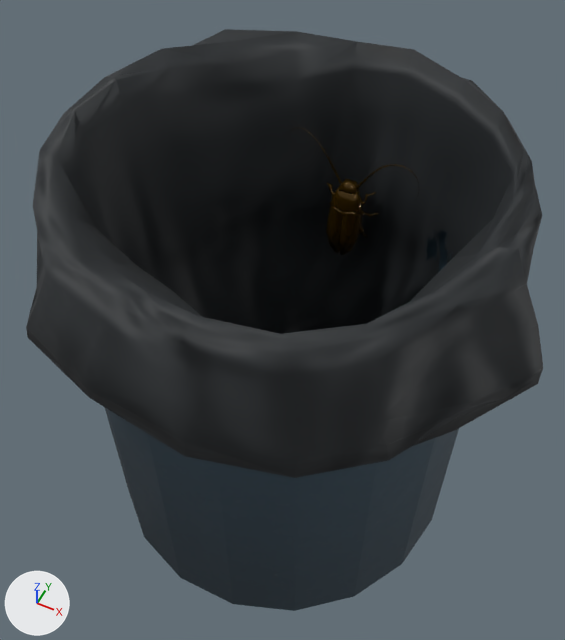
Before and after pictures for a commit that changed the glTF model src/assets/models/trash_can.glb.
One viewpoint serves both versions: a 50 mm camera at (11.8, -24.0, 44.1) aimed at (-0.5, 0.5, 13.5). The axes (+X, +Y, +Z) are drawn at lower left. The lights are the same throughout. The first picture is the older version. Where no turn or scale is listed for an object, it has been applied to the vertices.

Objects in the first picture: 'transform1', 'transform1.001'.
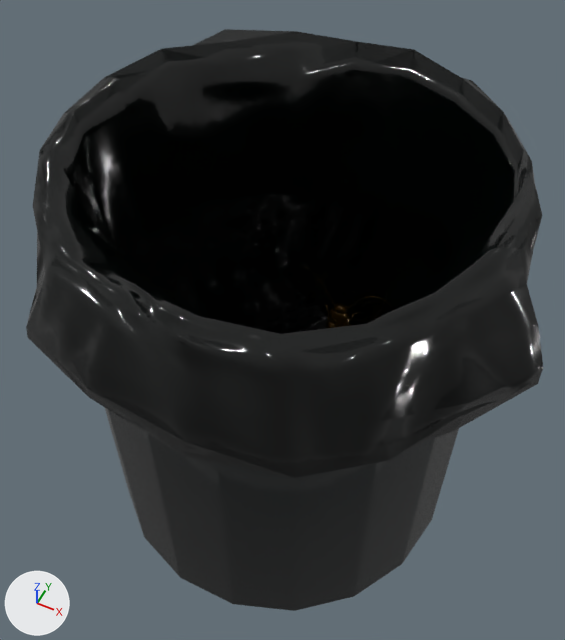
Boxes [x1, y1, x2, y2] around the edits, measured in the pictures (565 x 640 px):
'transform1', recoloured
    both: [27, 31, 543, 611]
'transform1.001', moved, rescaled
    before: [290, 127, 419, 255]
    after: [299, 265, 393, 329]

Edits to the bpy script that builds the scene:
```text
Add mat_trashcan:
    mat_trashcan = bpy.data.materials.new('trashcan')
    # colours: dark green #3a4f45
    # uses the picture img_image_0
    # uses the picture img_image_1
    # uses the picture img_image_2
Change me_transform1:
    where me_transform1.from_pydata(...)  # 556 vertices, 1070 faces; spans x -11.6..12.4, y -11.6..11.7, z 0.7..24.7
    remove me_transform1.materials.append(mat_scene___root_001)
    add me_transform1.materials.append(mat_trashcan)
Change ob_transform1_001:
    ob_transform1_001.location: (0.105, 1.665, 12.86) -> (-0.0138, 2.975, 3.633)
    ob_transform1_001.scale: (21.0, 21.0, 21.0) -> (18.0, 18.0, 18.0)
```
